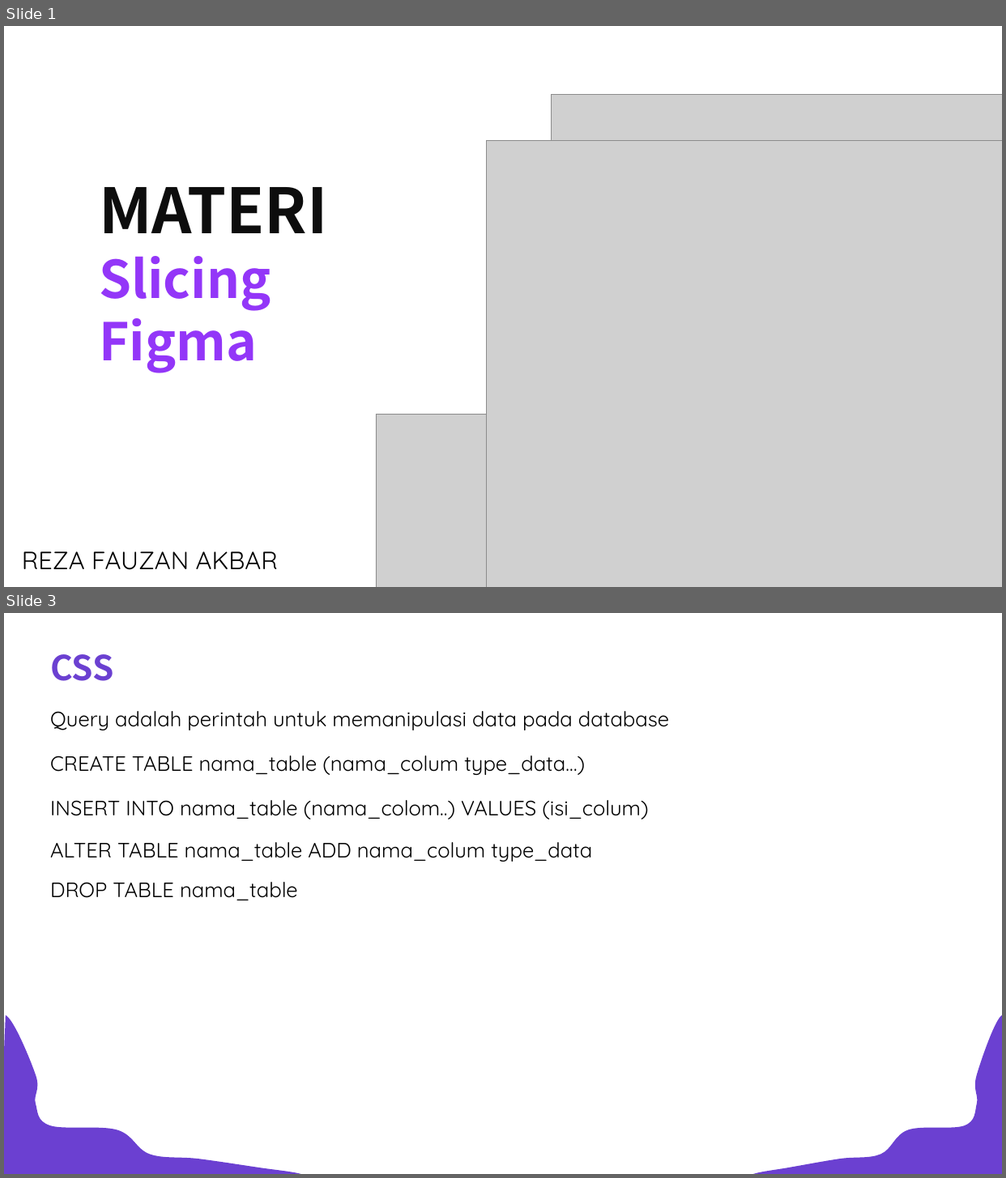
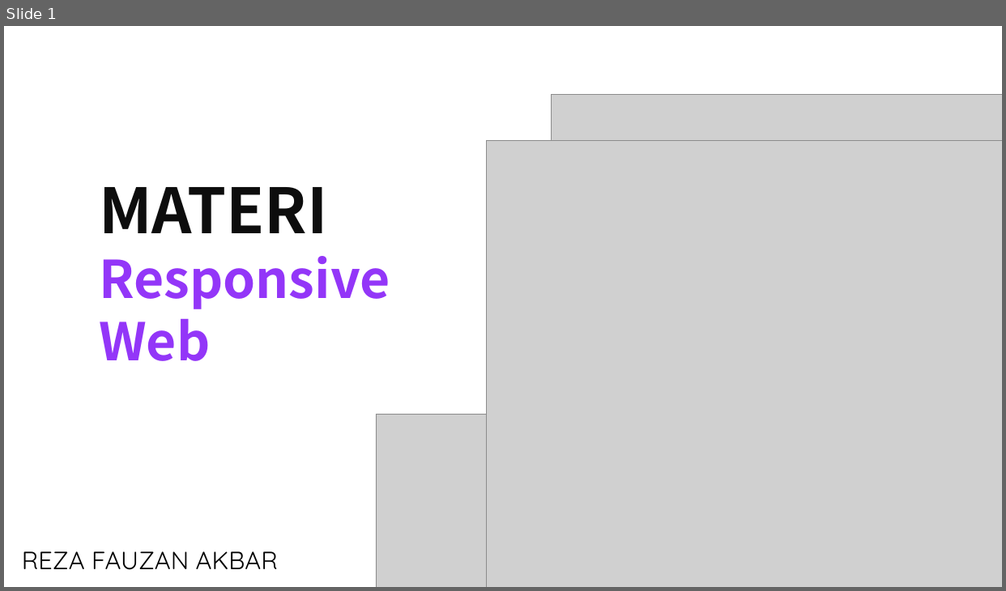
Before and after one commit to rezafauzanakbar/slicing_food_recipes, a slide deck: objective.pptx. Shown one above the other, each under a label of ours: slides 1 and 3 before the commit, slide 1 after it; the slides between them are not shown. The pictures are 1006x1178 and 1006x591 pixels, drawn with LibreOffice and Linux fonts; fonts in the diff are those of the drawing; grey boxes stand for pictures. Boxes give left, top, right and bottom in pixels: in the first picture for what was removed or moved away, otherwise in the second. Text is boxed around its words. In the diff, an @@ line names an element or a change of style, - is before the commit and + after.

```diff
--- a/objective.pptx
+++ b/objective.pptx
@@ slide 3 removed at (4, 613, 1002, 1174), background #FFFFFF @@
@@ text removed at (50, 654, 114, 681) @@
-CSS
@@ text removed at (50, 711, 669, 730) @@
-Query adalah perintah untuk memanipulasi data pada database
@@ text removed at (50, 756, 585, 775) @@
-CREATE TABLE nama_table (nama_colum type_data…)
@@ text removed at (50, 800, 648, 820) @@
-INSERT INTO nama_table (nama_colom..) VALUES (isi_colum)
@@ text removed at (50, 842, 592, 862) @@
-ALTER TABLE nama_table ADD nama_colum type_data
@@ text removed at (50, 882, 298, 901) @@
-DROP TABLE nama_table
@@ freeform shape removed at (4, 1016, 301, 1174) @@
@@ freeform shape removed at (753, 1016, 1002, 1174) @@
@@ slide 1 changed as well @@
@@ text at (99, 256, 390, 361): text changed @@
-Slicing
-Figma
+Responsive
+Web
```
Also in this commit, not shown: 8 slides added, 7 other slides removed, 12 other files.
